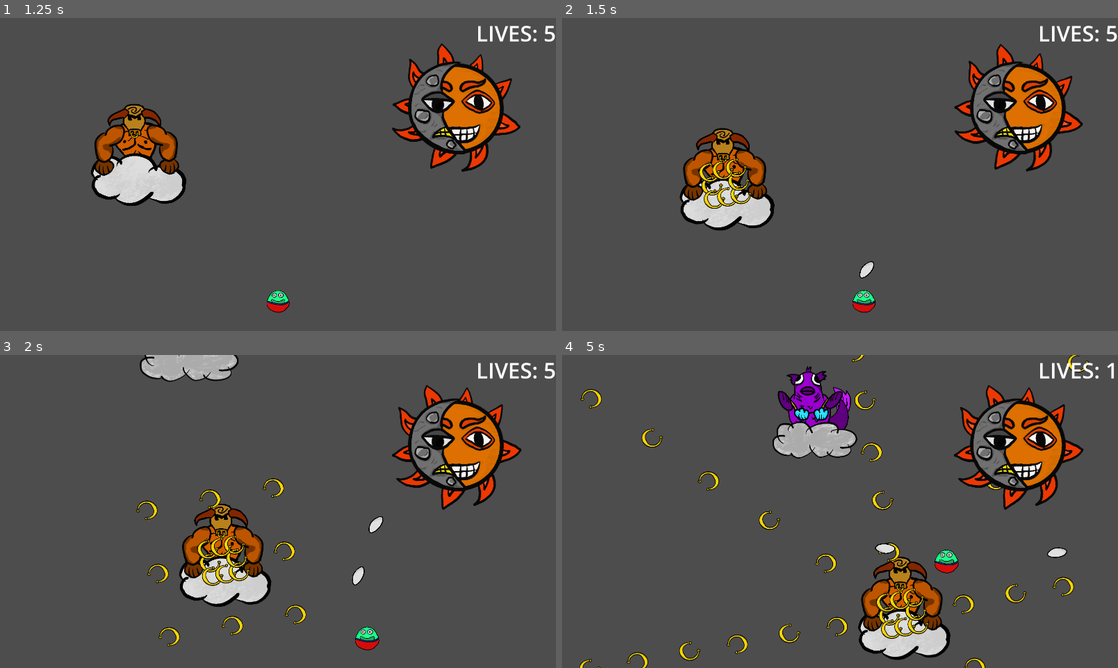
Above: before the commit, frames 1-4 (two rows, left to right).
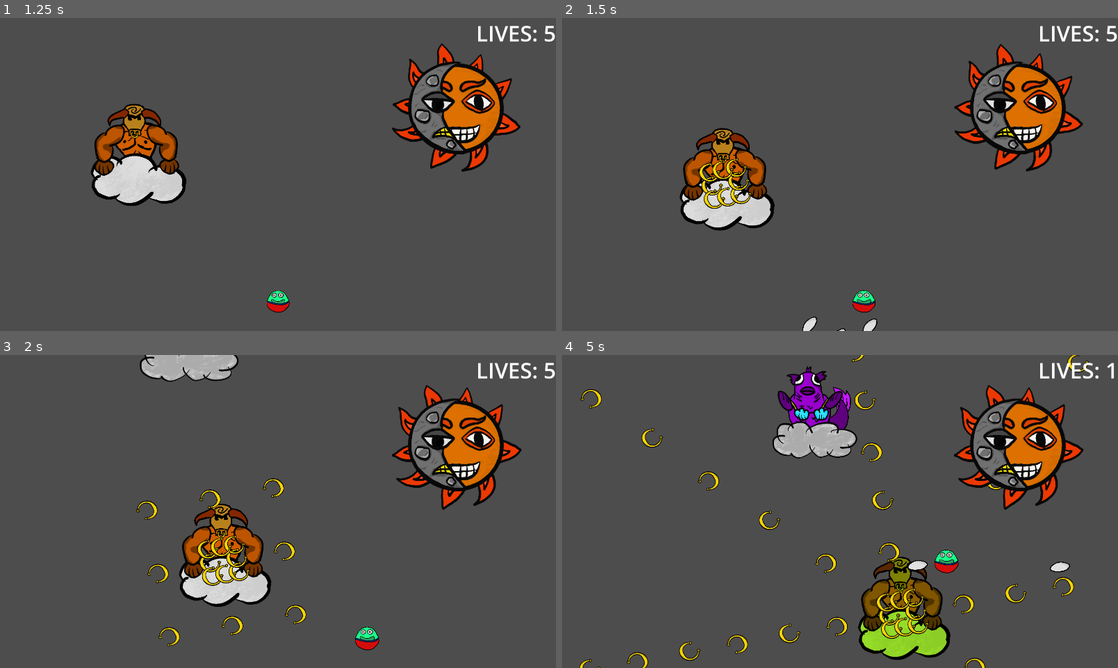
Above: after the commit, the same moments.

Repository: kaito002/bullet-hell-5
Game: Godot game, scene res://scenes/ui/main_menu.tscn
Two runs of this game, one before a commit and one after it. Both use one fixed random seed, a clock stepped at 60 frames per second and the inputs below.
Inputs (mouse positions are in pixels of both pictures, inside the frame that each line leads up to):
- Up to frame 1 (1.25 s): click "Start Game" at 0.5 s
- Up to frame 2 (1.5 s): move the mouse to (962, 158) at 1.27 s; press the mouse at (962, 158) at 1.28 s; hold D (right) from 1.28 s (still down)
- Up to frame 3 (2 s): keep holding D (right)
- Up to frame 4 (5 s): move the mouse to (728, 527) at 2.02 s; release D (right) at 2.03 s; release the mouse at (728, 527) at 2.03 s; hold S (down) 2.03-2.78 s; click (728, 527) at 2.1 s; move the mouse to (895, 442) at 2.77 s; press the mouse at (895, 442) at 2.78 s; hold D (right) 2.78-3.53 s; move the mouse to (812, 574) at 3.52 s; release the mouse at (812, 574) at 3.53 s; hold W (up) 3.53-4.28 s; click (812, 574) at 3.6 s; move the mouse to (1006, 558) at 4.27 s; press the mouse at (1006, 558) at 4.28 s; hold A (left) from 4.28 s (still down)

Frame 1 is identical in both runs. In frame 2, 0.3% of the frame differs, in the area x 43-57%, y 77-100%; in frame 3, 0.2%; in frame 4, 2.8%, in the area x 53-92%, y 60-97%.

Commit message:
added bullet pattern script and shotgun pattern scene

Diff:
--- a/scenes/levels/main.tscn
+++ b/scenes/levels/main.tscn
@@ -1,10 +1,11 @@
-[gd_scene load_steps=15 format=3 uid="uid://cy8yxfuap688r"]
+[gd_scene load_steps=16 format=3 uid="uid://cy8yxfuap688r"]
 
 [ext_resource type="PackedScene" uid="uid://crlrot03hgdlh" path="res://scenes/player/player.tscn" id="1_0ntqu"]
 [ext_resource type="PackedScene" uid="uid://cvris3exu6m66" path="res://scenes/player/player_controller.tscn" id="2_r0r3j"]
 [ext_resource type="PackedScene" uid="uid://dnhti2qkhw45m" path="res://scenes/weapons/weapon.tscn" id="3_wy0nk"]
 [ext_resource type="PackedScene" uid="uid://tlhnks1d8vwq" path="res://scenes/weapons/bullet.tscn" id="4_13t6y"]
 [ext_resource type="Script" path="res://scripts/dead_zone.gd" id="5_oey0e"]
+[ext_resource type="PackedScene" uid="uid://bmmi2fxcxa2u1" path="res://scenes/weapons/pattens/shotgun_pattern.tscn" id="5_qb6i3"]
 [ext_resource type="Script" path="res://scenes/ui/ui.gd" id="7_wjp1r"]
 [ext_resource type="Script" path="res://scenes/ui/main_menu_button.gd" id="8_w4o0v"]
 [ext_resource type="PackedScene" uid="uid://by2dpsnrjco44" path="res://scenes/enemies/taurus/taurus.tscn" id="9_a3gkv"]
@@ -26,8 +27,11 @@
 
 [node name="player_controller" parent="player" instance=ExtResource("2_r0r3j")]
 
-[node name="weapon" parent="player" instance=ExtResource("3_wy0nk")]
+[node name="weapon" parent="player" node_paths=PackedStringArray("bullet_pattern") instance=ExtResource("3_wy0nk")]
 bullet_scene = ExtResource("4_13t6y")
+bullet_pattern = NodePath("Shotgun Pattern")
+
+[node name="Shotgun Pattern" parent="player/weapon" instance=ExtResource("5_qb6i3")]
 
 [node name="dead_zone" type="Area2D" parent="."]
 collision_layer = 32768
--- /dev/null
+++ b/scenes/weapons/bullet_pattern.gd
@@ -0,0 +1,29 @@
+class_name BulletPattern
+extends Node2D
+
+@export var are_bullets_linked = false
+@onready var bullet_spawning_points = $"Bullet Spawning Points"
+var bullet: PackedScene
+
+var spawning_points: Array[Marker2D] = []
+
+func _ready():
+	for marker in bullet_spawning_points.get_children():
+		spawning_points.append(marker)
+
+func shoot(direction: Vector2):
+	for marker in spawning_points:
+		var new_bullet: Bullet = bullet.instantiate()
+		new_bullet.global_position = marker.global_position
+		new_bullet.direction = get_direction(direction, marker.position).normalized()
+		new_bullet.rotation = direction.angle()
+		new_bullet.rotation_degrees += 90
+		%Bullets.add_child.call_deferred(new_bullet, true)
+
+func get_direction(direction: Vector2, marker_position: Vector2):
+	print(str("Direction: ", direction, " | marker position: ", marker_position.normalized()))
+	print(str("Angle to marker: ", direction.angle_to(-marker_position)))
+	if are_bullets_linked:
+		return direction
+	else:
+		return direction * (direction.direction_to(marker_position))
--- /dev/null
+++ b/scenes/weapons/pattens/shotgun_pattern.tscn
@@ -0,0 +1,17 @@
+[gd_scene load_steps=2 format=3 uid="uid://bmmi2fxcxa2u1"]
+
+[ext_resource type="Script" path="res://scenes/weapons/bullet_pattern.gd" id="1_c0dpg"]
+
+[node name="Shotgun Pattern" type="Node2D"]
+script = ExtResource("1_c0dpg")
+
+[node name="Bullet Spawning Points" type="Node2D" parent="."]
+
+[node name="Marker2D" type="Marker2D" parent="Bullet Spawning Points"]
+position = Vector2(10, -10)
+
+[node name="Marker2D2" type="Marker2D" parent="Bullet Spawning Points"]
+position = Vector2(0, -10)
+
+[node name="Marker2D3" type="Marker2D" parent="Bullet Spawning Points"]
+position = Vector2(-10, -10)
--- a/scenes/weapons/weapon.gd
+++ b/scenes/weapons/weapon.gd
@@ -4,18 +4,21 @@
 @export var bullet_scene: PackedScene
 @export var direction: Vector2 = Vector2.UP
 @export var fire_rate: float = 3.0
+@export var bullet_pattern: BulletPattern
 @onready var debounce: Timer = $debounce
+
+
 
 func _ready():
 	direction = direction.normalized()
 	debounce.wait_time = 1/fire_rate
-
+	bullet_pattern.bullet = bullet_scene
 
 func fire(target_direction: Vector2 = direction):
 	if is_on_cooldown(): return
 	debounce.start()
 
-	build_bullet(target_direction)
+	bullet_pattern.shoot(target_direction)
 
 func is_on_cooldown():
 	return !debounce.is_stopped()
